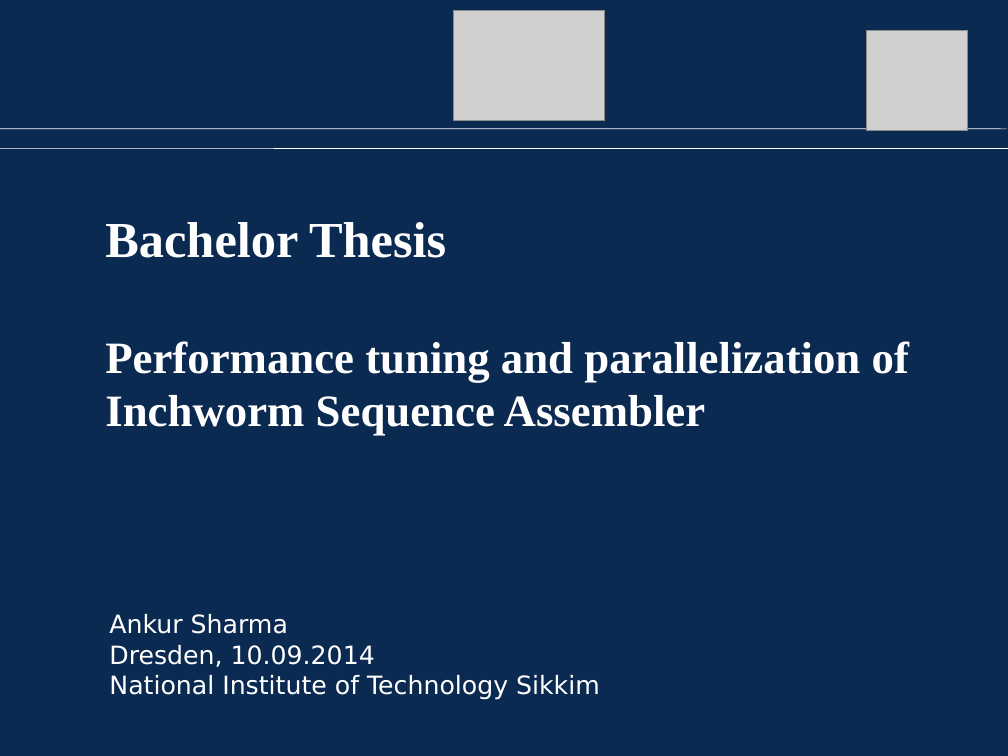
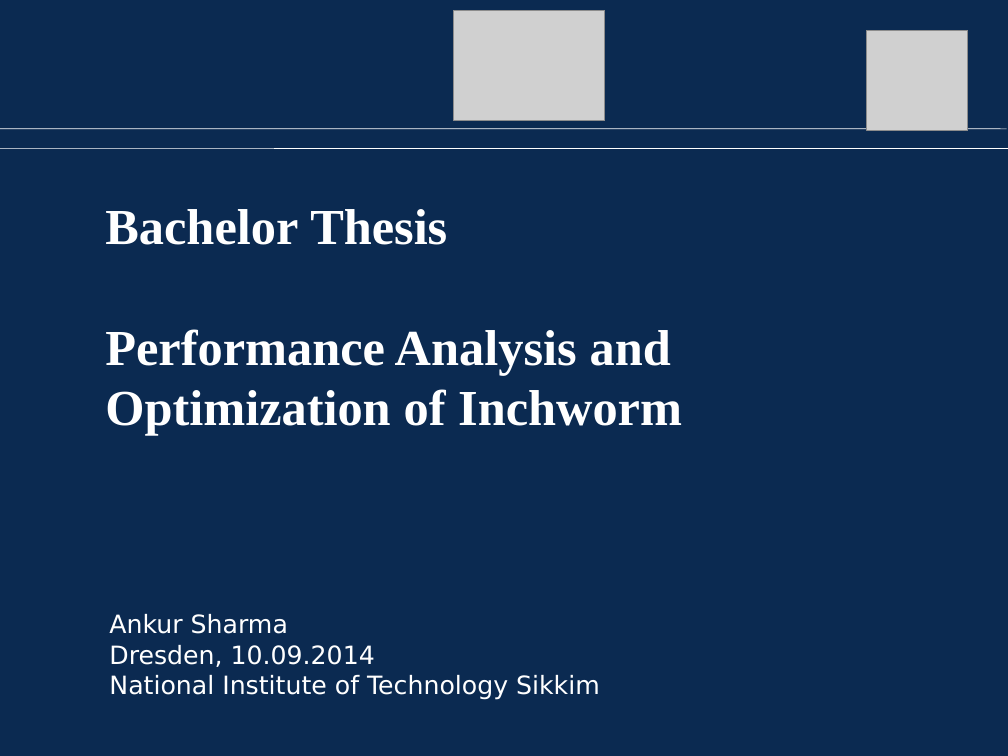
Before and after one commit to sh-ankur/parallel-inchworm, a slide deck: slide 1 of thesis/thesis-ppt.odp. Drawn at 1008x756 pixels with LibreOffice and Linux fonts; fonts in the diff are those of the drawing; grey boxes stand for pictures; background and template pictures are left out. Boxes give left, top, right and bottom in pixels: in the first picture for what was removed or moved away, otherwise in the second. Text is boxed around its words. In the diff, an @@ line names an element or a change of style, - is before the commit and + after.

```diff
--- a/thesis/thesis-ppt.odp
+++ b/thesis/thesis-ppt.odp
@@ title at (x1=105, y1=209, x2=682, y2=436): text changed; size 32 to 36 pt @@
-Bachelor Thesis
-Performance tuning and parallelization of Inchworm Sequence Assembler
+Bachelor Thesis
+Performance Analysis and Optimization of Inchworm
```
Also in this commit, not shown: 14 other slides changed, 17 slides added, 7 slides removed, 23 other files.
